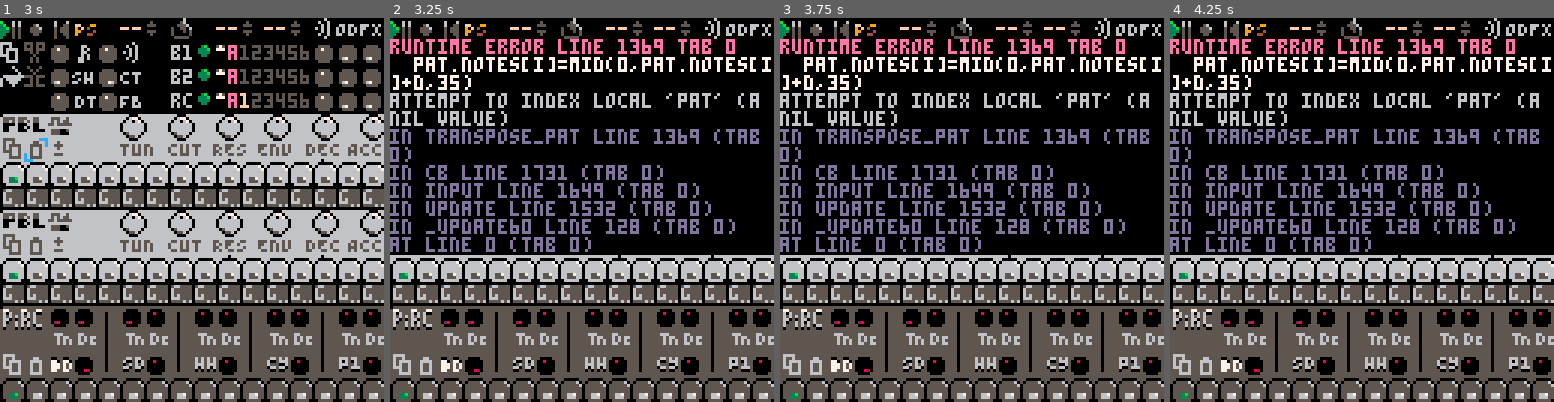
Above: before the commit, frames 1-4 (left to right).
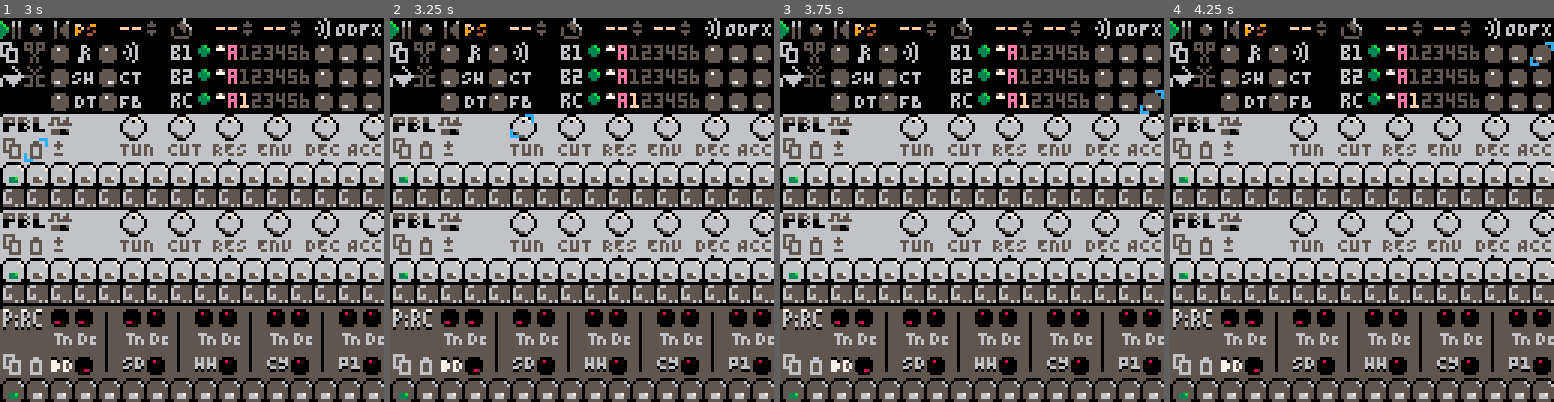
Above: after the commit, the same moments.

Repository: luchak/rp8
Game: PICO-8 cartridge pb-0x.p8
Two runs of this game, one before a commit and one after it. Both use one fixed random seed, a clock stepped at 60 frames per second and the inputs below.
Inputs:
- Up to frame 1 (3 s): tap O (Z key) at 0.33, 0.7, 1.43, 2.22 s; tap X (X key) at 1.07, 2.07, 2.4, 2.73 s; hold Left 1.97-2.37 s; hold Down 2.42-2.82 s; hold Right from 2.87 s (still down)
- Up to frame 2 (3.25 s): keep holding Right; tap X (X key) at 3.07 s; tap O (Z key) at 3.1 s
- Up to frame 3 (3.75 s): tap X (X key) at 3.4, 3.73 s; release Right at 3.53 s; hold Up from 3.58 s (still down)
- Up to frame 4 (4.25 s): tap O (Z key) at 3.98 s; tap X (X key) at 4.07 s; release Up at 4.08 s; hold Right from 4.13 s (still down)

Frame 1 is identical in both runs. In frame 2, 41% of the frame differs, in the area x 0-100%, y 5-62%; in frame 3, 41%; in frame 4, 41%.
Error before the commit: runtime error line 1369 tab 0; pat.notes[i]=mid(0,pat.notes[i]+d,35); attempt to index local 'pat' (a nil value)

Commit message:
Fix transposition

Diff:
--- a/pb-0x.p8
+++ b/pb-0x.p8
@@ -1352,7 +1352,7 @@
 
  ui:add_widget(
   momentary_new(16,yp+8,26,function(state,b)
-   transpose_pat(state[key],b)
+   transpose_pat(state.pat_seqs[key],b)
   end)
  )
  ui:add_widget(
